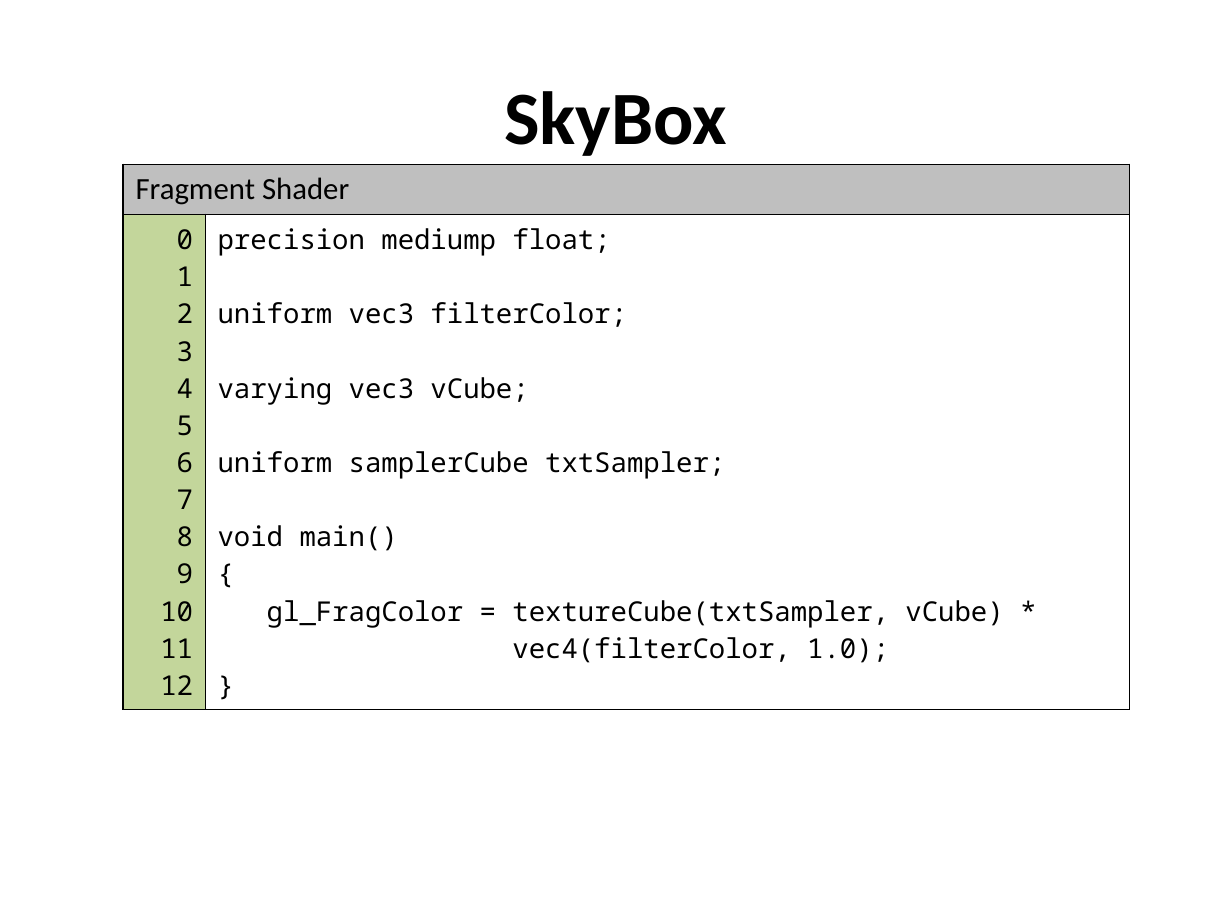
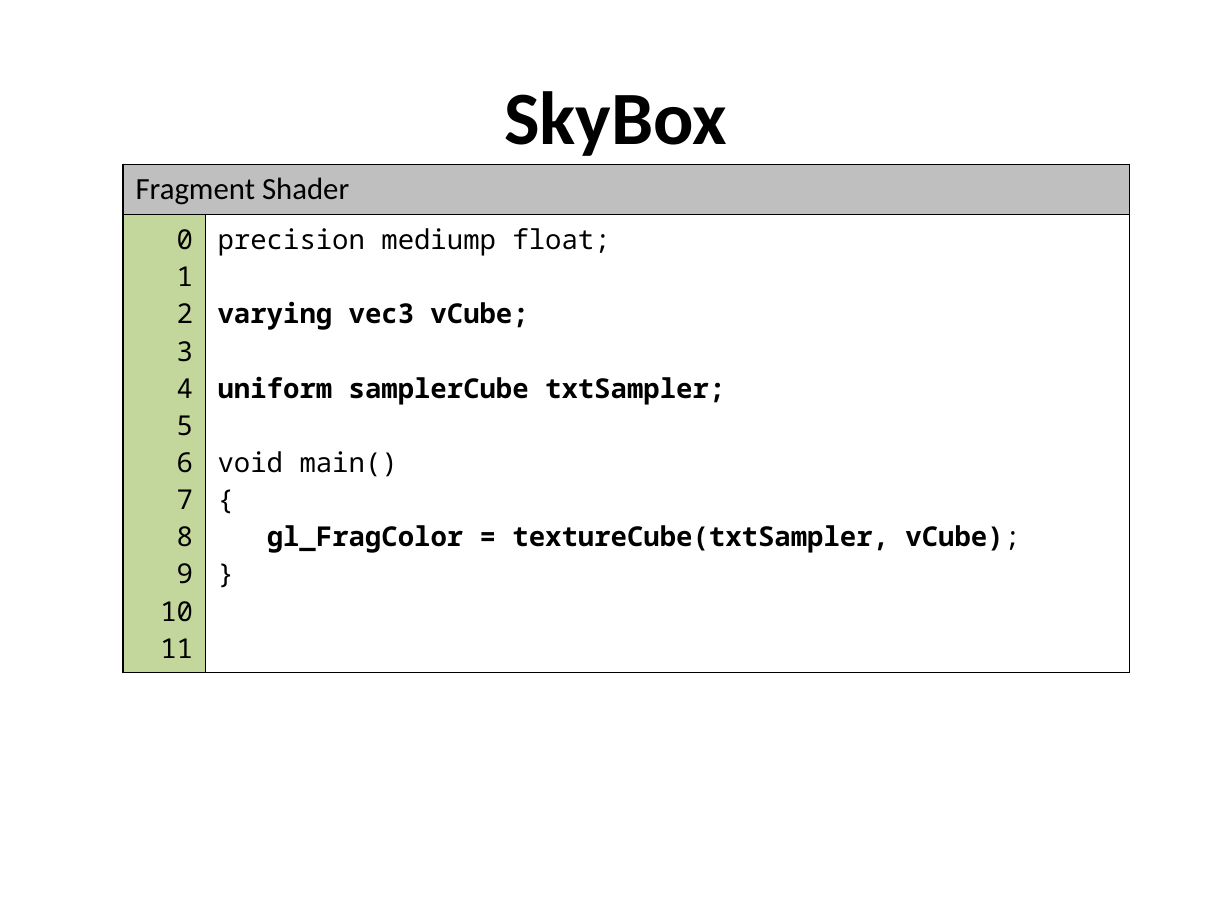
Before and after one commit to grantnelson-wf/webgl-fun, a slide deck: slide 19 of docs/Slides.pptx (slide 14 before the commit). Drawn at 1232x924 pixels with LibreOffice and Linux fonts; fonts in the diff are those of the drawing; background and template pictures are left out. Boxes give left, top, right and bottom in pixels: in the first picture for what was removed or moved away, otherwise in the second. Text is boxed around its words. In the diff, an @@ line names an element or a change of style, - is before the commit and + after.

Commit message:
Finished Slides

```diff
--- a/docs/Slides.pptx
+++ b/docs/Slides.pptx
@@ table at <box>123,164,1130,662</box> @@
-row 2, column 1: 0 / 1 / 2 / 3 / 4 / 5 / 6 / 7 / 8 / 9 / 10 / 11 / 12
+row 2, column 1: 0 / 1 / 2 / 3 / 4 / 5 / 6 / 7 / 8 / 9 / 10 / 11
-row 2, column 2: precision mediump float; / uniform vec3 filterColor; / varying vec3 vCube; / uniform samplerCube txtSampler; / void main() / { / gl_FragColor = textureCube(txtSampler, vCube) * / vec4(filterColor, 1.0); / }
+row 2, column 2: precision mediump float; / varying vec3 vCube; / uniform samplerCube txtSampler; / void main() / { / gl_FragColor = textureCube(txtSampler, vCube); / }
```
Also in this commit, not shown: 17 other slides changed, 12 slides added, 3 slides removed, 1 other file.
